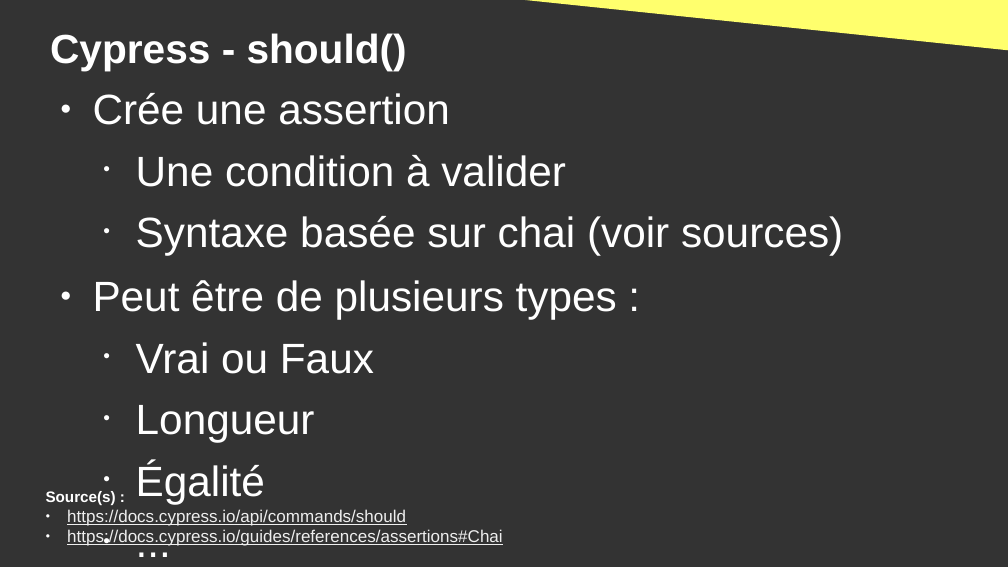
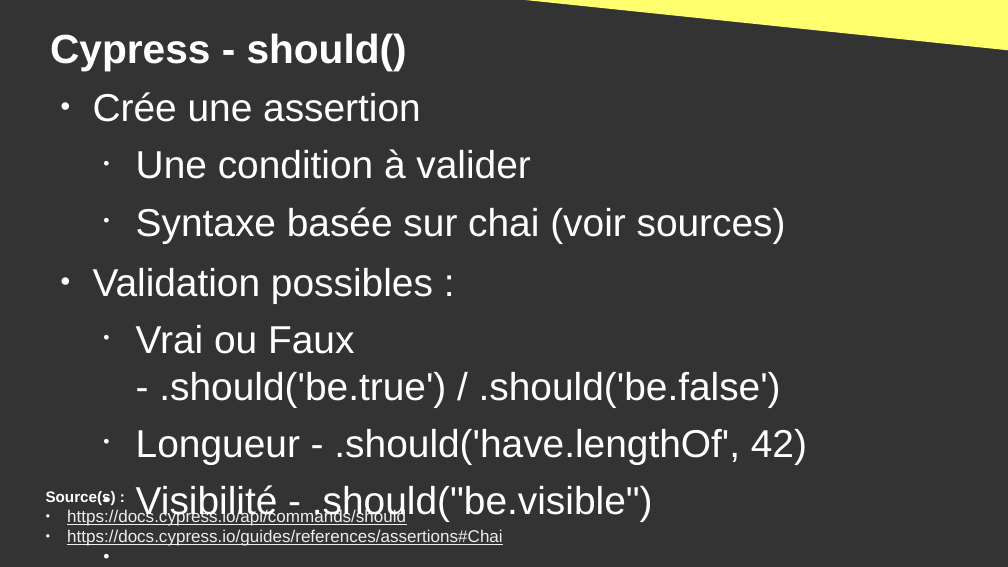
Before and after one commit to DanYellow/cours, a slide deck: slide 27 of developpement-front-s5/travaux-pratiques/numero-2/presentation.odp. Drawn at 1008x567 pixels with LibreOffice and Linux fonts; fonts in the diff are those of the drawing. Boxes give left, top, right and bottom in pixels: in the first picture for what was removed or moved away, otherwise in the second. Text is boxed around its words. In the diff, an @@ line names an element or a change of style, - is before the commit and + after.

```diff
--- a/developpement-front-s5/travaux-pratiques/numero-2/presentation.odp
+++ b/developpement-front-s5/travaux-pratiques/numero-2/presentation.odp
@@ text at [93, 92, 786, 243]: size 33.3 to 30.6 pt in "Crée une assertion", "Une condition à valider", "Syntaxe basée sur chai (voir sources)", "..." @@
@@ text at [93, 268, 807, 522]: text changed; size 33.3 to 30.6 pt @@
-● Peut être de plusieurs types :
-  • Vrai ou Faux
-  • Longueur
-  • Égalité
+● Validation possibles :
+  • Vrai ou Faux - .should('be.true') / .should('be.false')
+  • Longueur - .should('have.lengthOf', 42)
+  • Visibilité - .should("be.visible")
```
Also in this commit, not shown: 4 other slides changed, 9 slides added, 2 slides removed, 7 other files.
